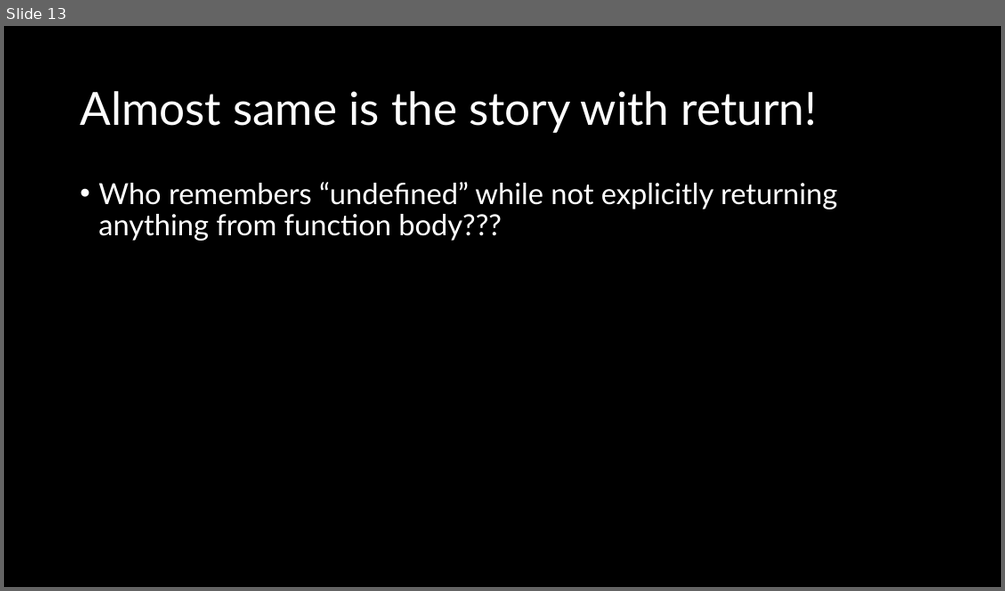
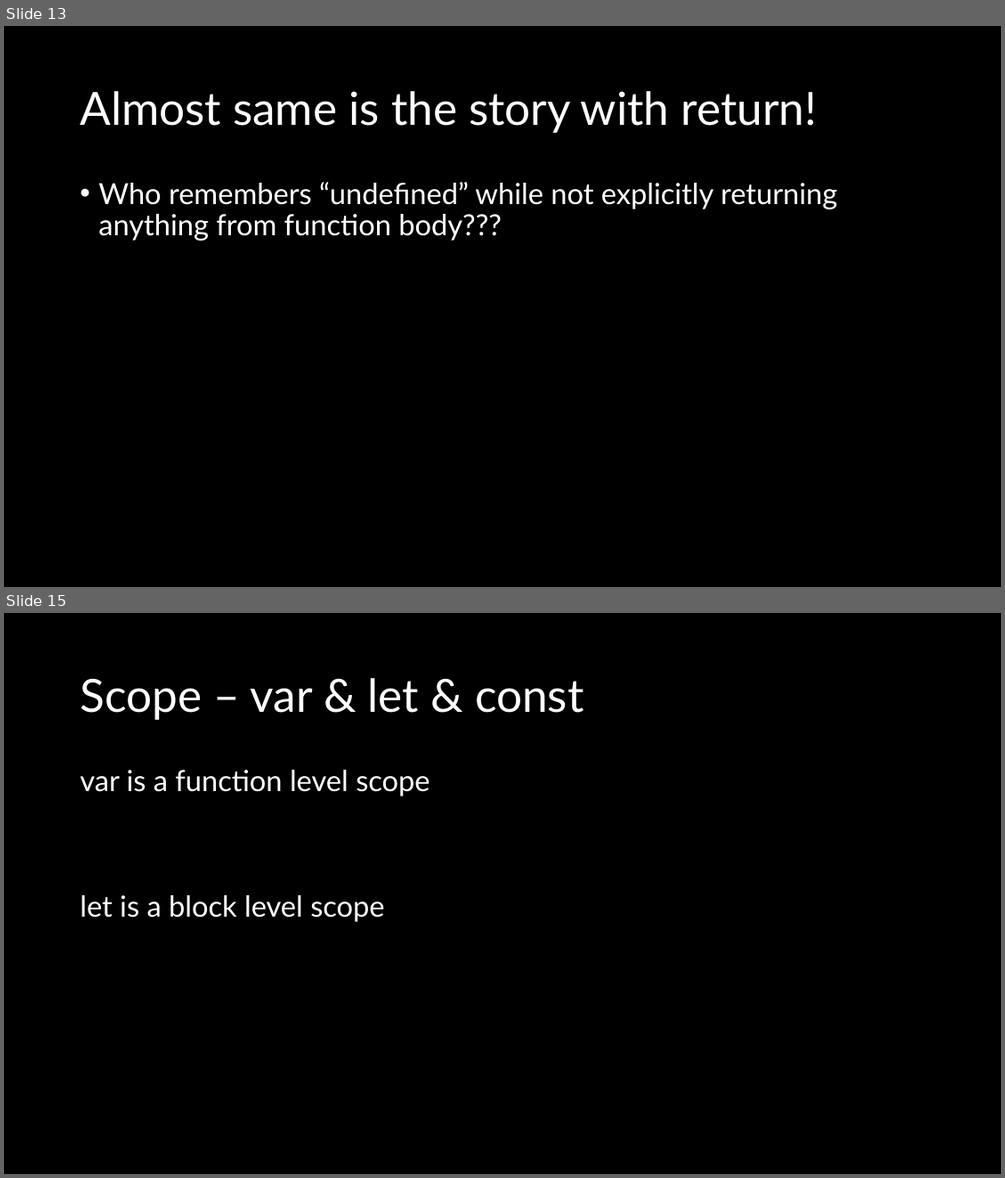
Before and after one commit to natiquekeyin/fall2024, a slide deck: JavaScript/Week3/Week3.pptx. Shown one above the other, each under a label of ours: slide 13 before the commit, slides 13 and 15 after it; the slides between them are not shown. The pictures are 1005x591 and 1005x1178 pixels, drawn with LibreOffice and Linux fonts; fonts in the diff are those of the drawing. Boxes give left, top, right and bottom in pixels: in the first picture for what was removed or moved away, otherwise in the second. Text is boxed around its words. In the diff, an @@ line names an element or a change of style, - is before the commit and + after.

```diff
--- a/JavaScript/Week3/Week3.pptx
+++ b/JavaScript/Week3/Week3.pptx
@@ slide 15 added at <box>4,613,1001,1174</box>, background #000000 @@
@@ title added at <box>80,678,583,720</box>, 44 pt, text #FFFFFF @@
+Scope – var & let & const
@@ text added at <box>80,770,429,922</box>, 28 pt, text #FFFFFF @@
+var is a function level scope
+let is a block level scope
```
Also in this commit, not shown: 13 other slides added, 1 other file.
